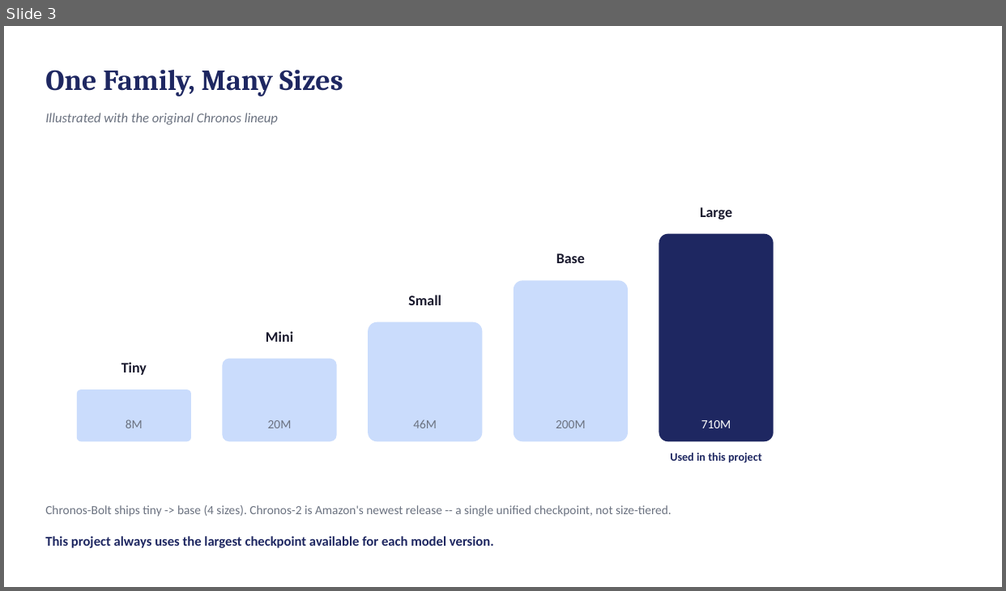
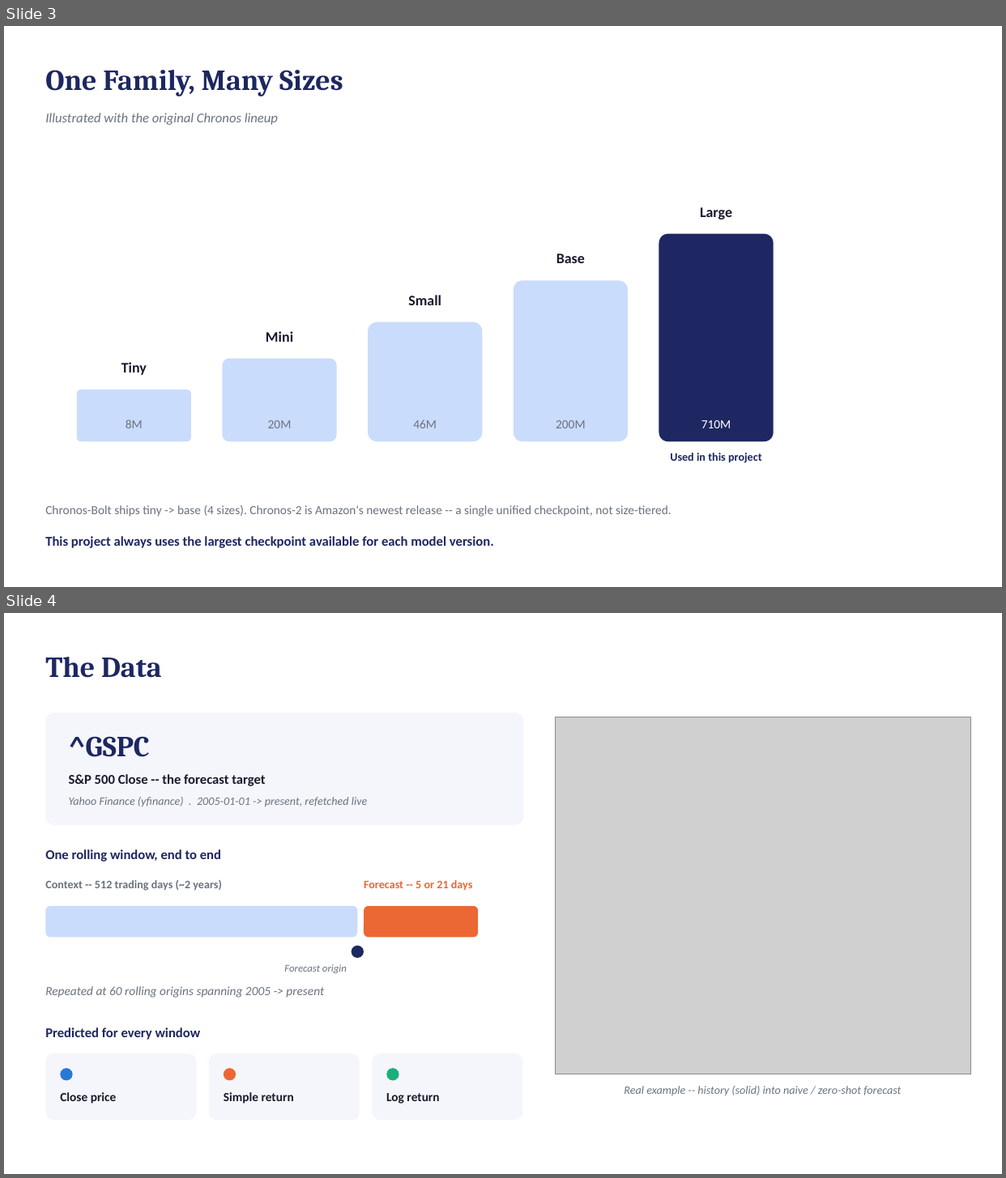
Before and after one commit to Agrim-Nuware/CHRONOS-CODE, a slide deck: SP500_ZeroShot_Forecasting.pptx. Shown one above the other, each under a label of ours: slide 3 before the commit, slides 3 and 4 after it. The pictures are 1006x591 and 1006x1178 pixels, drawn with LibreOffice and Linux fonts; fonts in the diff are those of the drawing; grey boxes stand for pictures. Boxes give left, top, right and bottom in pixels: in the first picture for what was removed or moved away, otherwise in the second. Text is boxed around its words. In the diff, an @@ line names an element or a change of style, - is before the commit and + after.

```diff
--- a/SP500_ZeroShot_Forecasting.pptx
+++ b/SP500_ZeroShot_Forecasting.pptx
@@ slide 4 added at (4, 613, 1002, 1174), background #FFFFFF @@
@@ text added at (45, 657, 162, 678), 28 pt, text #1E2761, bold @@
+The Data
@@ rounded rectangle added at (46, 713, 524, 825), fill #F4F6FB @@
@@ picture added at (555, 717, 971, 1075) @@
@@ text added at (69, 736, 150, 757), 28 pt, text #1E2761, bold @@
+^GSPC
@@ text added at (69, 774, 265, 786), 13 pt, text #1A1A2E, bold @@
+S&P 500 Close -- the forecast target
@@ text added at (69, 797, 368, 807), 11 pt, text #6B7280, italic @@
+Yahoo Finance (yfinance) . 2005-01-01 -> present, refetched live
@@ text added at (45, 850, 221, 862), 13 pt, text #1E2761, bold @@
+One rolling window, end to end
@@ text added at (45, 880, 222, 891), 11 pt, text #6B7280, bold @@
+Context -- 512 trading days (~2 years)
@@ text added at (364, 880, 473, 891), 11 pt, text #EB6834, bold @@
+Forecast -- 5 or 21 days
@@ rounded rectangle added at (46, 906, 358, 938), fill #CADCFC @@
@@ rounded rectangle added at (364, 906, 479, 938), fill #EB6834 @@
@@ ellipse added at (351, 945, 364, 958), fill #1E2761 @@
@@ text added at (284, 965, 347, 973), 10 pt, text #6B7280, italic @@
+Forecast origin
@@ text added at (45, 986, 324, 998), 12 pt, text #6B7280, italic @@
+Repeated at 60 rolling origins spanning 2005 -> present
@@ text added at (45, 1028, 201, 1040), 13 pt, text #1E2761, bold @@
+Predicted for every window
@@ rounded rectangle added at (46, 1054, 197, 1121), fill #F4F6FB @@
@@ ellipse added at (60, 1068, 73, 1081), fill #2A78D6 @@
@@ rounded rectangle added at (209, 1054, 360, 1121), fill #F4F6FB @@
@@ ellipse added at (224, 1068, 236, 1081), fill #EB6834 @@
@@ rounded rectangle added at (373, 1054, 522, 1121), fill #F4F6FB @@
@@ ellipse added at (386, 1068, 399, 1081), fill #1BAF7A @@
@@ text added at (60, 1093, 117, 1104), 12 pt, text #1A1A2E, bold @@
+Close price
@@ text added at (224, 1093, 294, 1104), 12 pt, text #1A1A2E, bold @@
+Simple return
@@ text added at (386, 1093, 439, 1104), 12 pt, text #1A1A2E, bold @@
+Log return
@@ text added at (624, 1086, 901, 1096), 11 pt, text #6B7280, italic @@
+Real example -- history (solid) into naive / zero-shot forecast
```
Also in this commit, not shown: 1 other slide added, 2 slides removed.
